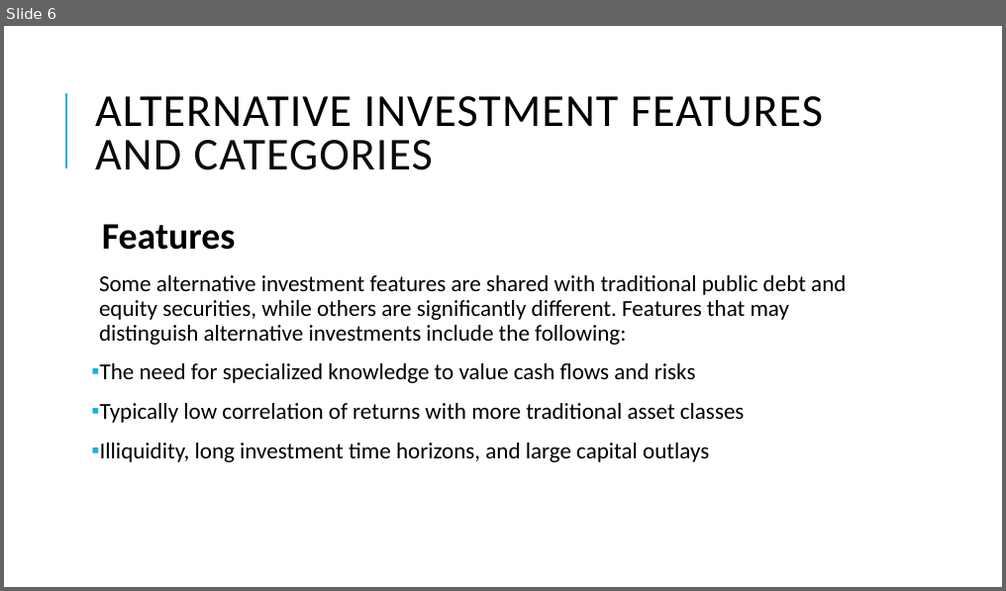
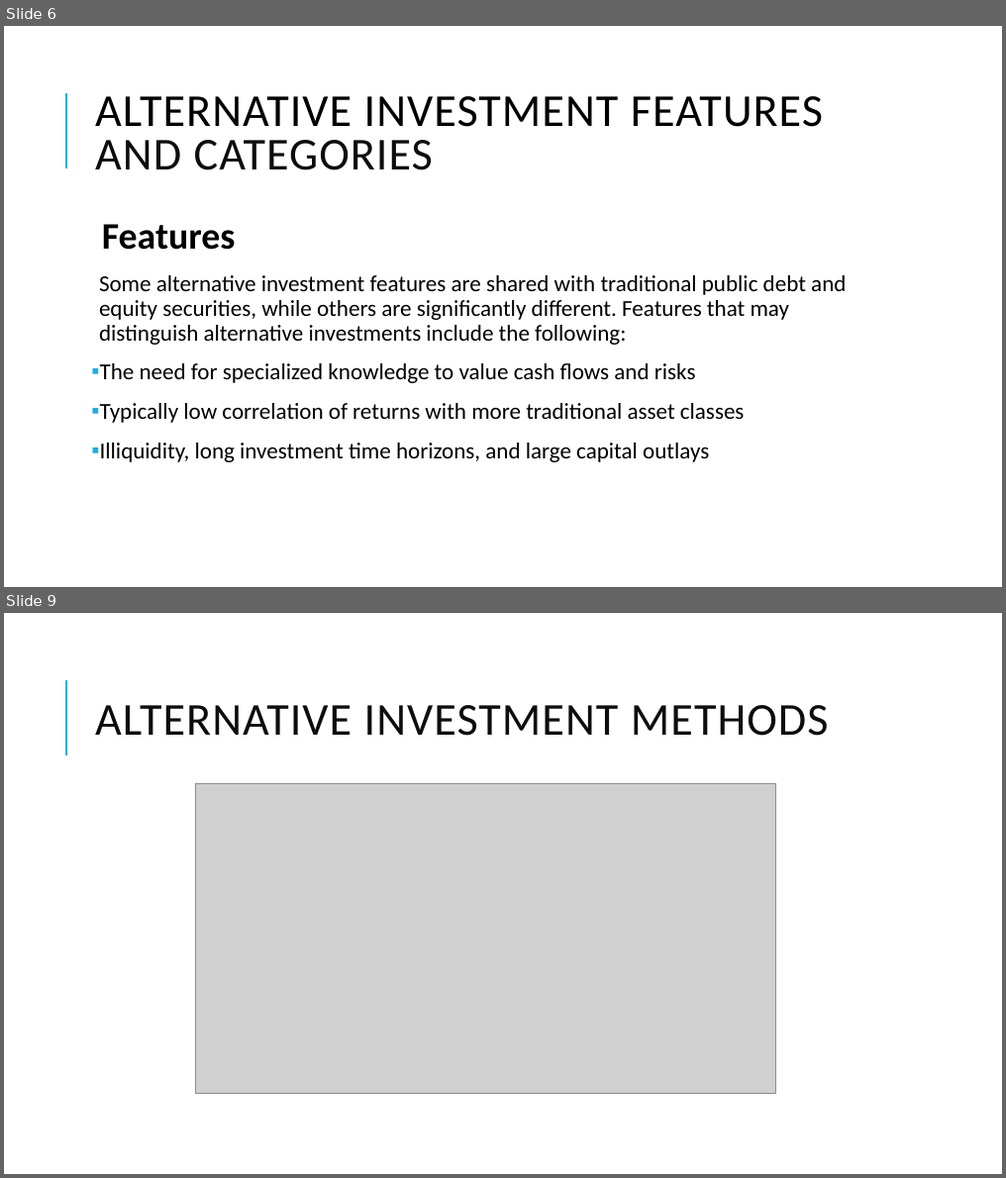
Before and after one commit to Isco0530/data, a slide deck: 2024Alternative.pptx. Shown one above the other, each under a label of ours: slide 6 before the commit, slides 6 and 9 after it; the slides between them are not shown. The pictures are 1006x591 and 1006x1178 pixels, drawn with LibreOffice and Linux fonts; fonts in the diff are those of the drawing; grey boxes stand for pictures. Boxes give left, top, right and bottom in pixels: in the first picture for what was removed or moved away, otherwise in the second. Text is boxed around its words. In the diff, an @@ line names an element or a change of style, - is before the commit and + after.

```diff
--- a/2024Alternative.pptx
+++ b/2024Alternative.pptx
@@ slide 9 added at [4,613,1002,1174], background #FFFFFF; not listed: 1 template element that a slide beside it also shows @@
@@ title added at [95,705,829,736], 44 pt, text #0D0D0D @@
+ALTERNATIVE INVESTMENT METHODS
@@ picture added at [195,783,776,1093] @@
```
Also in this commit, not shown: 2 slides changed, 11 other slides added.
